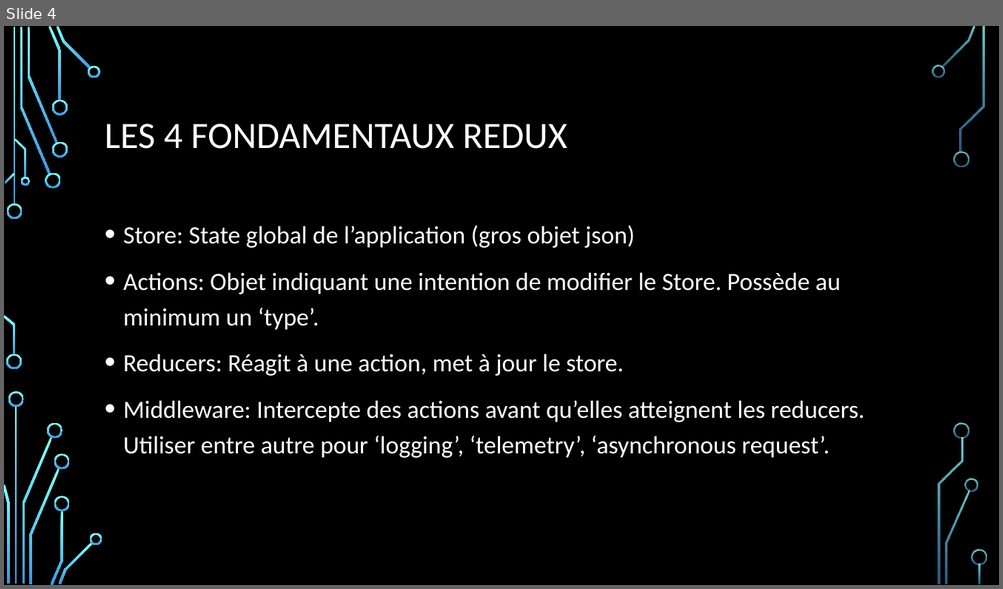
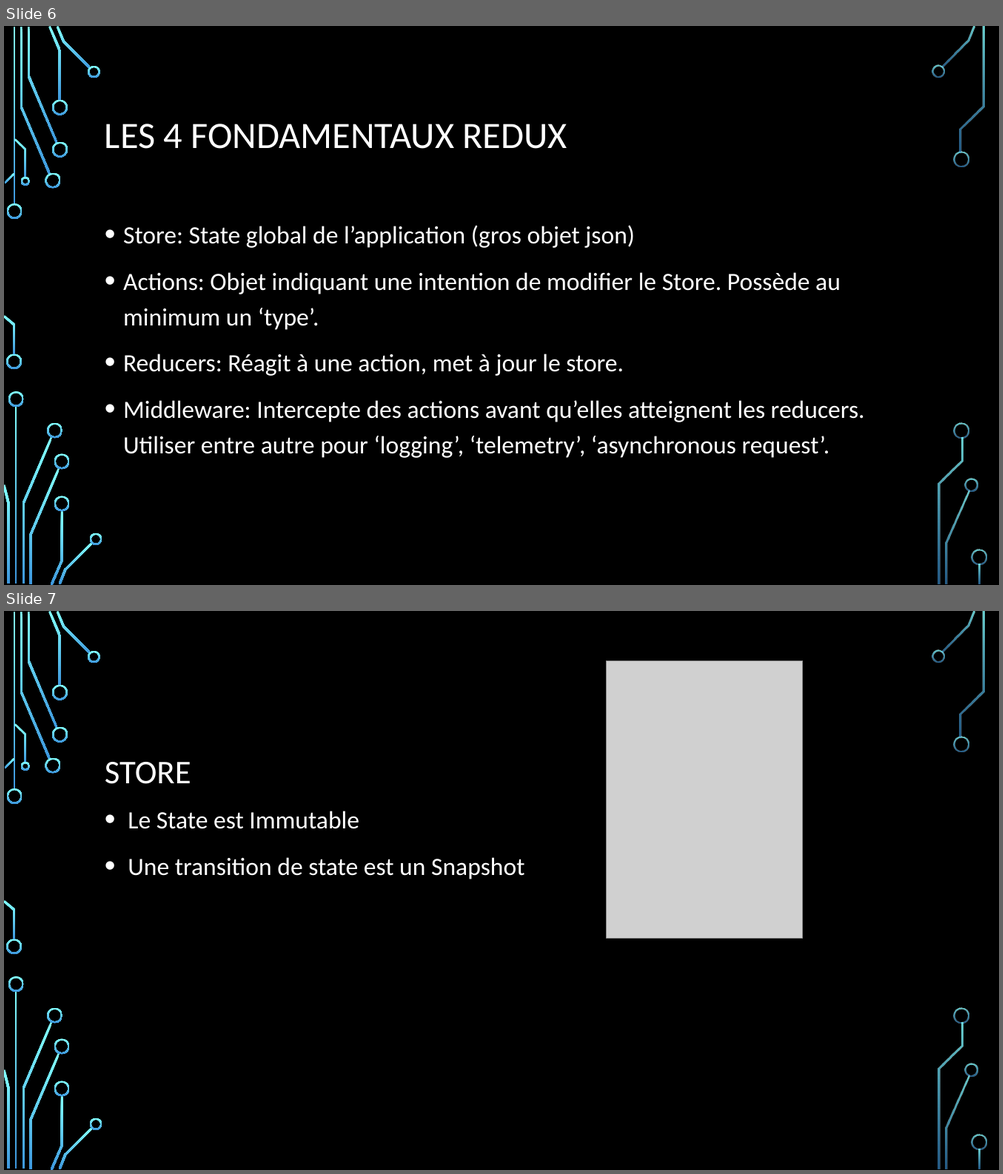
Before and after one commit to samuelgaudreau/formation-front-end-3, a slide deck: part-1/Redux+Patterns.pptx. Shown one above the other, each under a label of ours: slide 4 before the commit, slides 6 and 7 after it. The pictures are 1003x589 and 1003x1174 pixels, drawn with LibreOffice and Linux fonts; fonts in the diff are those of the drawing; grey boxes stand for pictures; background and template pictures are left out. Boxes give left, top, right and bottom in pixels: in the first picture for what was removed or moved away, otherwise in the second. Text is boxed around its words. In the diff, an @@ line names an element or a change of style, - is before the commit and + after.

```diff
--- a/part-1/Redux+Patterns.pptx
+++ b/part-1/Redux+Patterns.pptx
@@ slide 7 added at (4,611,999,1170), background picture (left out); not listed: 36 template elements that a slide beside it also shows @@
@@ picture added at (606,661,802,939) @@
@@ title added at (105,762,191,784), 32 pt, text #FFFFFF @@
+STORE
@@ text added at (128,811,524,880), 24 pt, text #FFFFFF @@
+• Le State est Immutable
+• Une transition de state est un Snapshot
@@ what was slide 4 is now slide 6 @@
```
Also in this commit, not shown: 2 slides changed, 7 other slides added, 1 slide removed.
